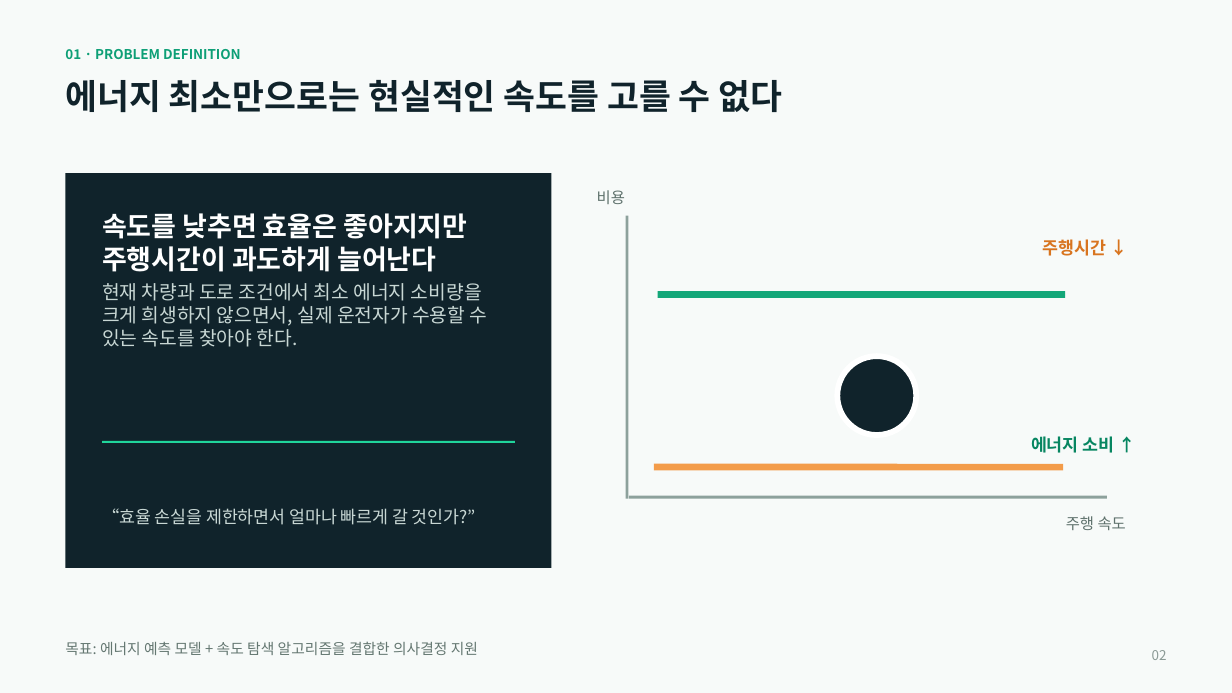
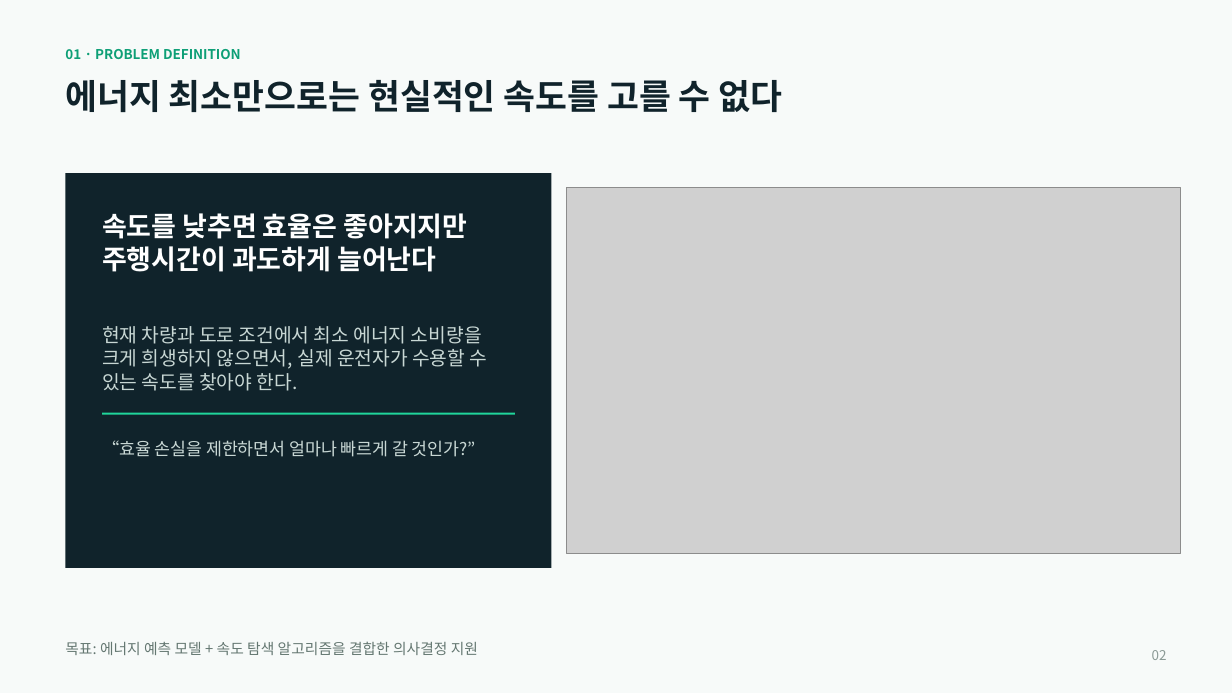
Before and after one commit to jannie601H/gg1th_ml_basic, a slide deck: slide 2 of Docs/EV speed advisor.pptx. Drawn at 1232x693 pixels with LibreOffice and Linux fonts; fonts in the diff are those of the drawing; grey boxes stand for pictures. Boxes give left, top, right and bottom in pixels: in the first picture for what was removed or moved away, otherwise in the second. Text is boxed around its words. In the diff, an @@ line names an element or a change of style, - is before the commit and + after.

```diff
--- a/Docs/EV speed advisor.pptx
+++ b/Docs/EV speed advisor.pptx
@@ picture added at bbox=[567, 188, 1181, 554] @@
@@ text removed at bbox=[597, 190, 625, 204] @@
-비용
@@ rectangle removed at bbox=[626, 215, 628, 498] @@
@@ text removed at bbox=[1043, 239, 1106, 256] @@
-주행시간 ↓
@@ line removed from (658, 295) to (1066, 295) @@
@@ text "현재 차량과 도로 조건에서 최소 ...": place and size @@
-text "현재 차량과 도로 조건에서 최소 ..." at bbox=[102, 283, 488, 347]
+text "현재 차량과 도로 조건에서 최소 ..." at bbox=[102, 326, 488, 391]
@@ ellipse removed at bbox=[837, 356, 916, 434] @@
@@ line moved from (102, 442) - (515, 442) to (102, 414) - (515, 414) @@
@@ text "“효율 손실을 제한하면서 얼마나 빠르게 ...": place and size @@
-text "“효율 손실을 제한하면서 얼마나 빠르게 ..." at bbox=[102, 508, 476, 525]
+text "“효율 손실을 제한하면서 얼마나 빠르게 ..." at bbox=[102, 440, 476, 457]
@@ text removed at bbox=[1031, 436, 1115, 453] @@
-에너지 소비 ↑
@@ line removed from (654, 468) to (1064, 468) @@
@@ rectangle removed at bbox=[629, 495, 1107, 498] @@
@@ text removed at bbox=[1066, 516, 1126, 530] @@
-주행 속도
```
Also in this commit, not shown: 5 other slides changed, 1 slide added, 1 slide removed, 1 other file.
